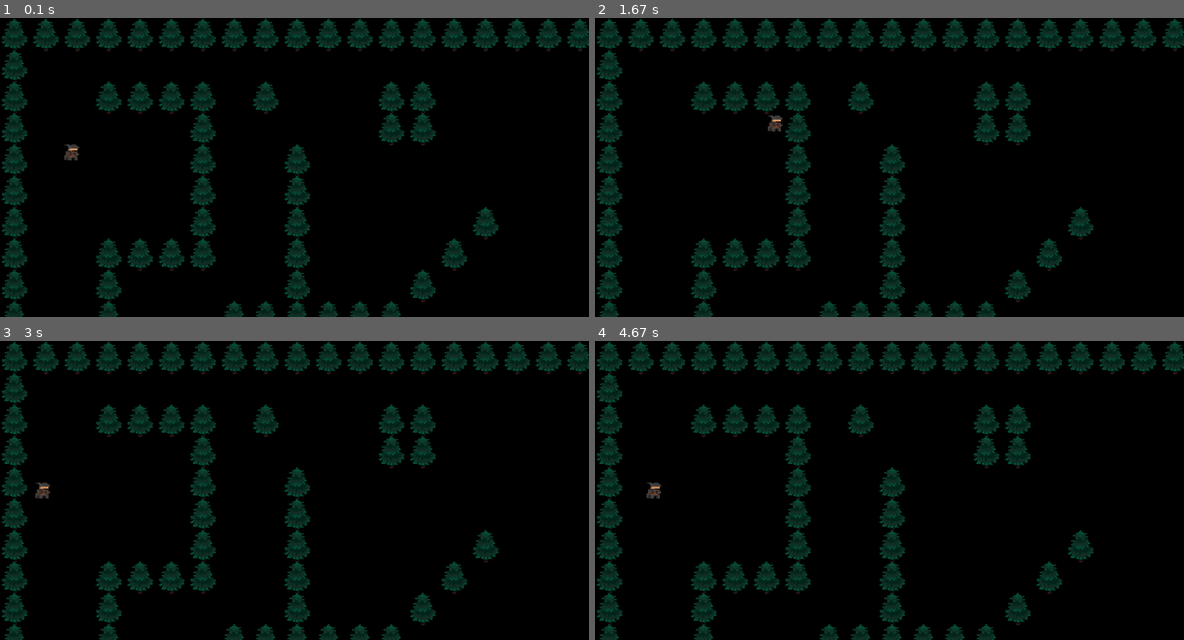
Above: before the commit, frames 1-4 (two rows, left to right).
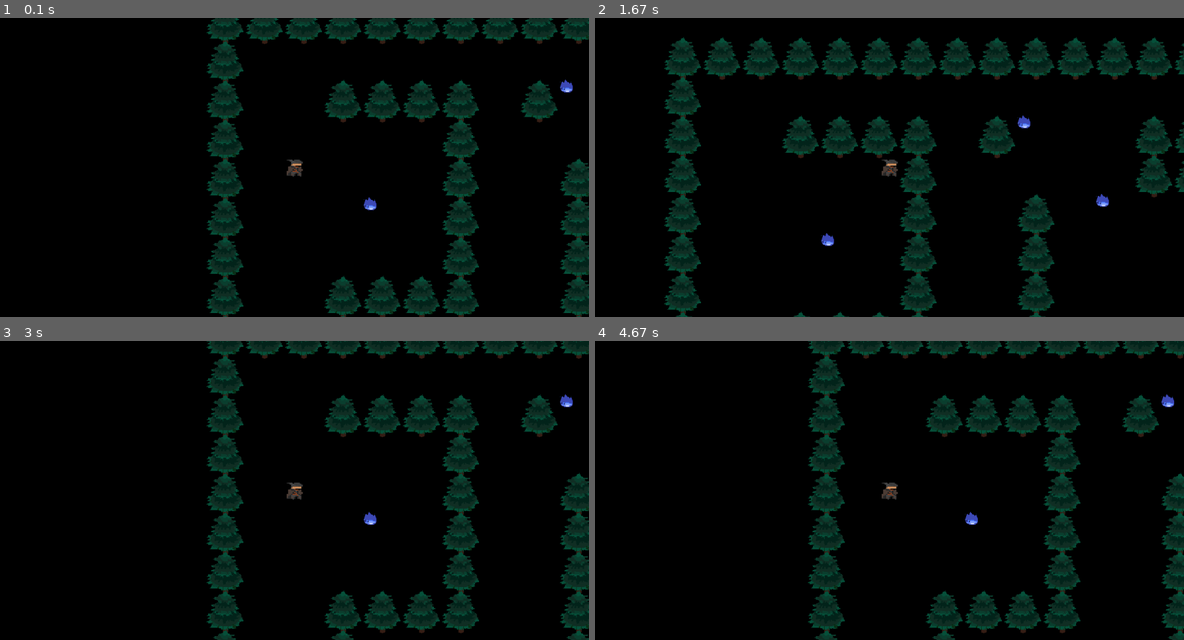
Above: after the commit, the same moments.

Repository: insper-classroom/devlife-23-1-projeto-pygame-luigi_ribolla
Game: pygame game, started from jogo.py
The game is run twice, just before and just after one commit, with the same random seed, the same clock (stepped at 60 frames per second) and the same inputs.
Inputs:
- Up to frame 1 (0.1 s): no input
- Up to frame 2 (1.67 s): hold D 0.33-0.8 s; hold W 0.83-1.13 s; hold D 1.17-1.63 s
- Up to frame 3 (3 s): hold A 1.67-2.2 s; hold S 2.23-2.53 s; hold A 2.57-2.97 s
- Up to frame 4 (4.67 s): hold W 3-3.37 s; hold D 3.4-4.03 s; hold S 4.07-4.43 s; hold A from 4.47 s (still down)

The runs differ from the first frame. In frame 1, 26% of the frame differs, in the area x 0-100%, y 0-100%; in frame 2, 30%; in frame 3, 27%; in frame 4, 26%.

Commit message:
Mapa Centralizado

Diff:
--- a/constantes.py
+++ b/constantes.py
@@ -1,7 +1,7 @@
 LARGURA = 1200
 ALTURA = 610
 FPS = 60
-TAMANHO_TILE = 64
+TAMANHO_TILE = 80
 
 MAPA = [
 ['x','x','x','x','x','x','x','x','x','x','x','x','x','x','x','x','x','x','x','x'],
@@ -26,3 +26,12 @@
 ['x',' ',' ',' ',' ',' ',' ',' ',' ',' ',' ',' ',' ',' ',' ',' ',' ',' ',' ','x'],
 ['x','x','x','x','x','x',' ',' ',' ',' ',' ',' ','x','x','x','x','x','x','x','x'],
 ]
+
+# imagem hunter, indice:
+# hunter(Direcao,açao)     exemplo: hunter(D,)   --  Azul, Direita, 1
+
+# imagem fogo, indice:
+# fogo(Cor,Direcao,açao)     exemplo: fogo(A,D,1)   --  Azul, Direita, 1
+
+# imagem Zumbi, indice:
+# zumbi(Estado Vital,Direcao,açao)     exemplo: zumbi(M,D,1)   --  Morto, Direita, 1
--- /dev/null
+++ b/fire.py
@@ -0,0 +1,9 @@
+import pygame as pg
+from constantes import *
+
+class Fire(pg.sprite.Sprite):
+    def __init__(self,posicao,grupos):
+        super().__init__(grupos)
+        fire = pg.image.load('docs/assets/img/fogo.png').convert_alpha()
+        self.image = pg.transform.scale(fire, (26,26)).convert_alpha()
+        self.rect = self.image.get_rect(topleft=posicao)
--- a/hunter.py
+++ b/hunter.py
@@ -5,7 +5,7 @@
     def __init__(self, posicao, grupos, objetos):
         super().__init__(grupos)
         hunter = pg.image.load('docs/assets/img/hunter.png').convert_alpha()
-        self.image = pg.transform.scale(hunter, (35, 35))
+        self.image = pg.transform.scale(hunter, (38, 38))
         self.rect = self.image.get_rect(topleft = posicao)
 
         self.direcao = pg.math.Vector2() # vetor de direção
--- a/level.py
+++ b/level.py
@@ -3,16 +3,16 @@
 from constantes import *
 from tile import Tile
 from hunter import Hunter
+from fire import Fire
 
 class Level:
     def __init__(self):
 
         # guarda a janela
         self.window = pg.display.get_surface()
-        self.fogo = pg.image.load('docs/assets/img/fogo.png')
 
         # seta as sprites
-        self.sprites = CameraY()
+        self.sprites = Camera()
         self.objetos = pg.sprite.Group()
 
         self.mapa()
@@ -26,21 +26,29 @@
                     Tile((x, y), [self.sprites, self.objetos])
                 if coluna == 'h':
                     self.hunter = Hunter((x, y), [self.sprites], self.objetos)
+                if coluna == 'f':
+                    self.fogo = Fire((x, y), [self.sprites, self.objetos])
 
     def desenha(self):
-        self.sprites.custom_draw()
+        self.sprites.custom_draw(self.hunter)
         self.sprites.update()
         self.hunter.desenha()
 
-class CameraY(pg.sprite.Group):
+class Camera(pg.sprite.Group):
     def __init__(self):
 
         super().__init__()
         self.window = pg.display.get_surface()
-        self.offset = pg.math.Vector2(0,0)
+        self.half_width = self.window.get_size()[0] // 2
+        self.half_height = self.window.get_size()[1] // 2
+        self.offset = pg.math.Vector2()
 
 
-    def custom_draw(self):
+    def custom_draw(self, player):
+
+        self.offset.x = player.rect.centerx - self.half_width
+        self.offset.y = player.rect.centery - self.half_height
+
         for sprite in self.sprites():
-            offset_pos = sprite.rect.topleft + self.offset
+            offset_pos = sprite.rect.topleft - self.offset
             self.window.blit(sprite.image, offset_pos)
--- a/tile.py
+++ b/tile.py
@@ -5,5 +5,7 @@
 class Tile(pg.sprite.Sprite):
     def __init__(self,posicao,grupos):
         super().__init__(grupos)
-        self.image = pg.image.load('docs/assets/img/rock.png').convert_alpha()
+
+        image = pg.image.load('docs/assets/img/rock.png').convert_alpha()
+        self.image = pg.transform.scale(image, (75, 87)).convert_alpha()
         self.rect = self.image.get_rect(topleft=posicao)
Binary file changed: docs/assets/img/rock.png
Binary file added: docs/assets/img/tree.png
